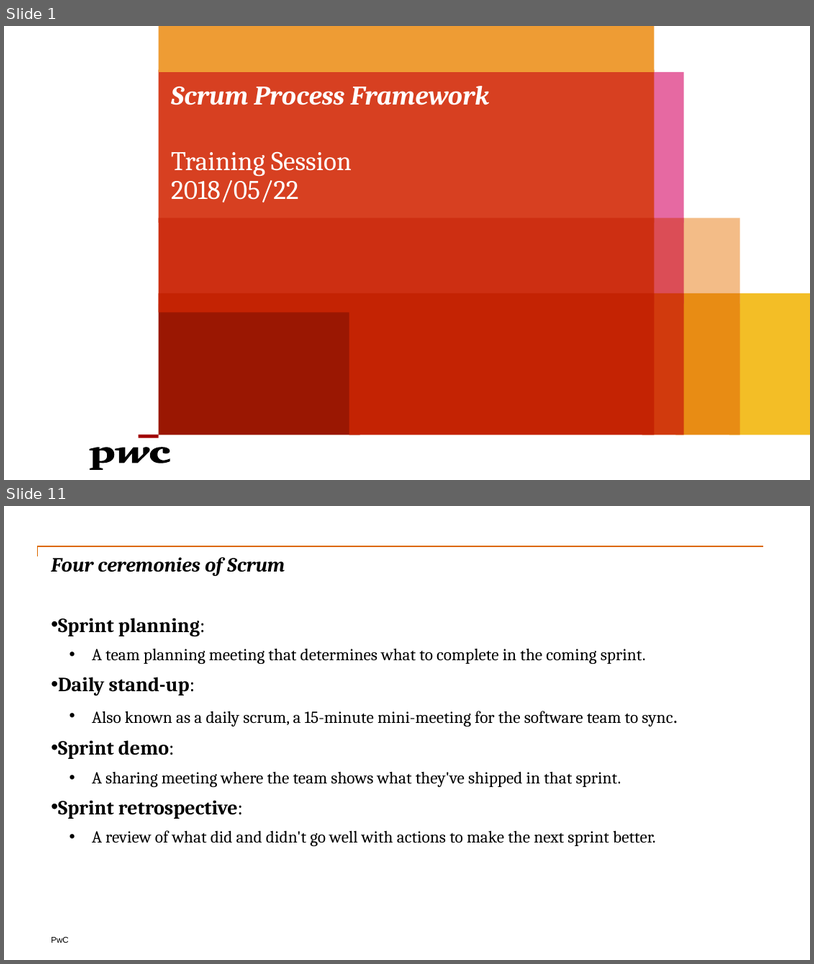
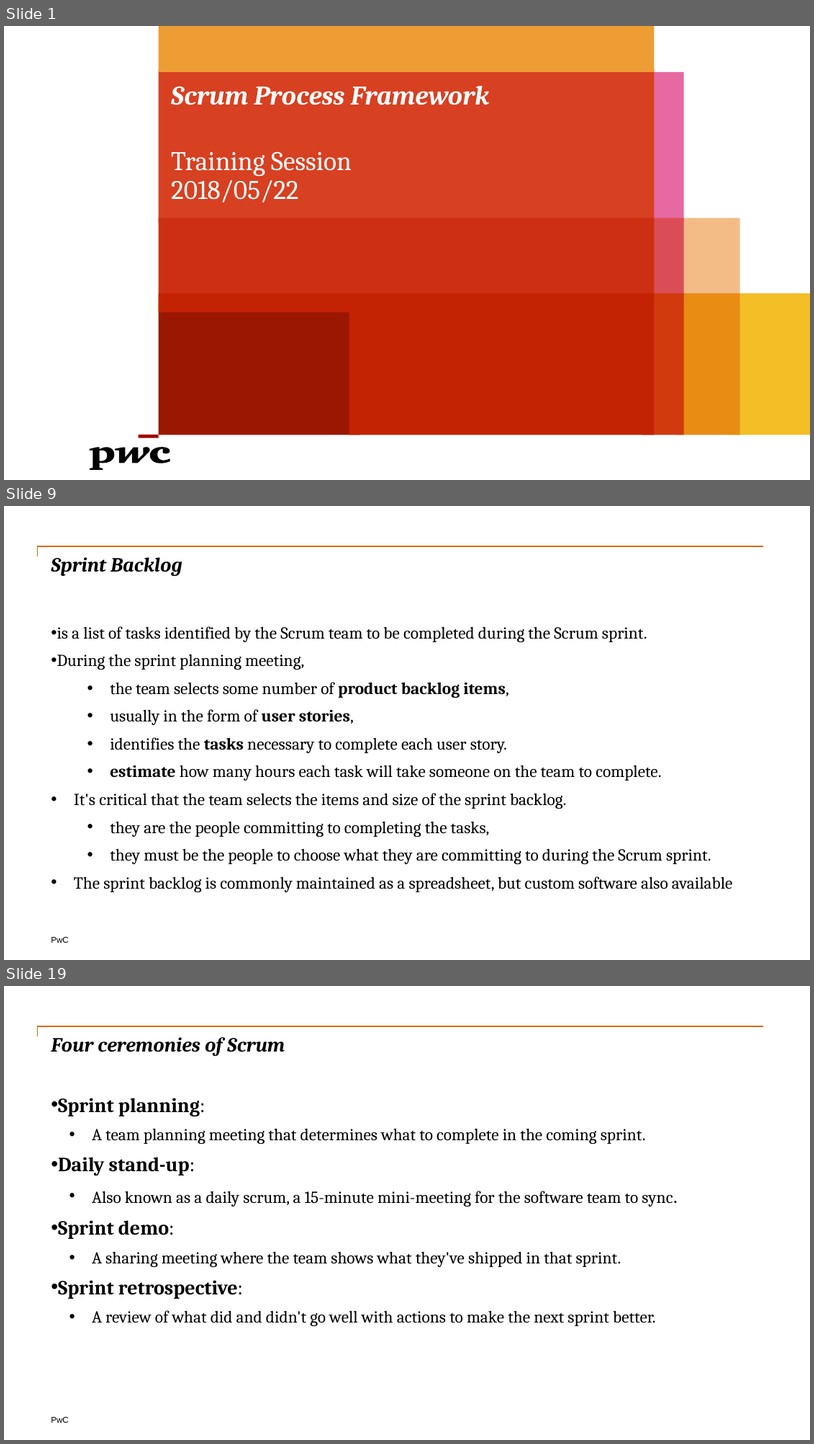
Before and after one commit to nadee158/reference_docs, a slide deck: doc/scrum_introduction.pptx. Shown one above the other, each under a label of ours: slides 1 and 11 before the commit, slides 1, 9 and 19 after it; the slides between them are not shown. The pictures are 814x964 and 814x1444 pixels, drawn with LibreOffice and Linux fonts; fonts in the diff are those of the drawing. Boxes give left, top, right and bottom in pixels: in the first picture for what was removed or moved away, otherwise in the second. Text is boxed around its words. In the diff, an @@ line names an element or a change of style, - is before the commit and + after.

```diff
--- a/doc/scrum_introduction.pptx
+++ b/doc/scrum_introduction.pptx
@@ slide 9 added at box(4, 506, 810, 960), background #FFFFFF; not listed: 2 template elements that a slide beside it also shows @@
@@ title added at box(51, 557, 183, 576), 24 pt, text #000000, bold, italic @@
+Sprint Backlog
@@ text added at box(57, 626, 733, 892), 20 pt, text #000000 @@
+• is a list of tasks identified by the Scrum team to be completed during the Scrum sprint.
+• During the sprint planning meeting,
+      • the team selects some number of product backlog items,
+      • usually in the form of user stories,
+      • identifies the tasks necessary to complete each user story.
+      • estimate how many hours each task will take someone on the team to complete.
+  • It's critical that the team selects the items and size of the sprint backlog.
+      • they are the people committing to completing the tasks,
+      • they must be the people to choose what they are committing to during the Scrum sprint.
+  • The sprint backlog is commonly maintained as a spreadsheet, but custom software also available
@@ what was slide 11 is now slide 19 @@
```
Also in this commit, not shown: 15 slides changed, 14 other slides added, 2 other files.
